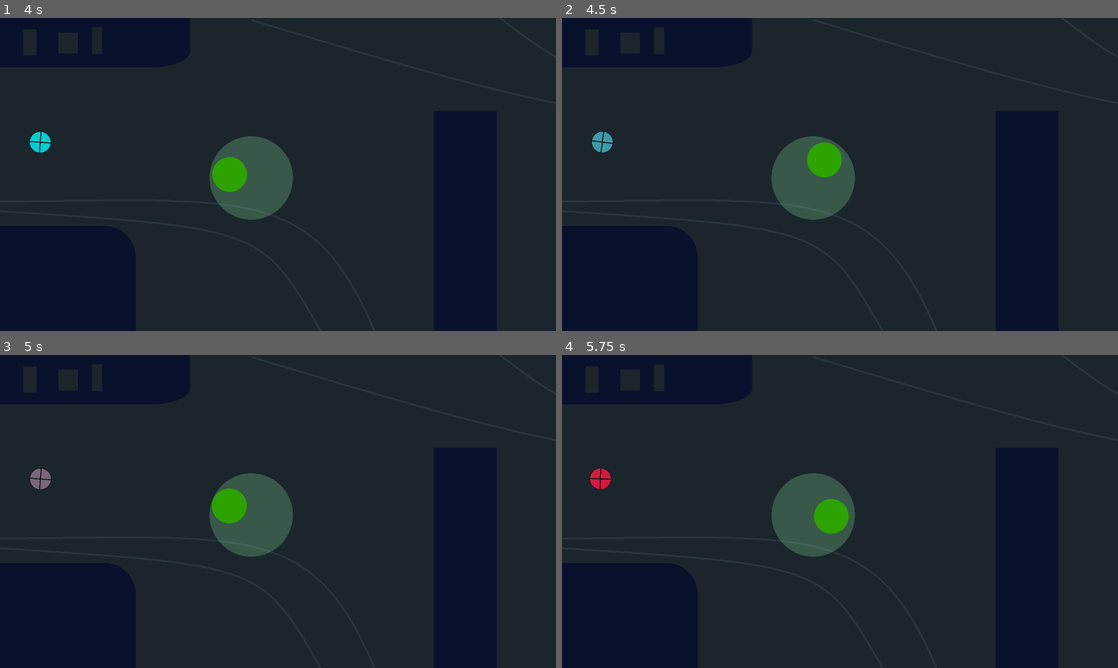
Above: before the commit, frames 1-4 (two rows, left to right).
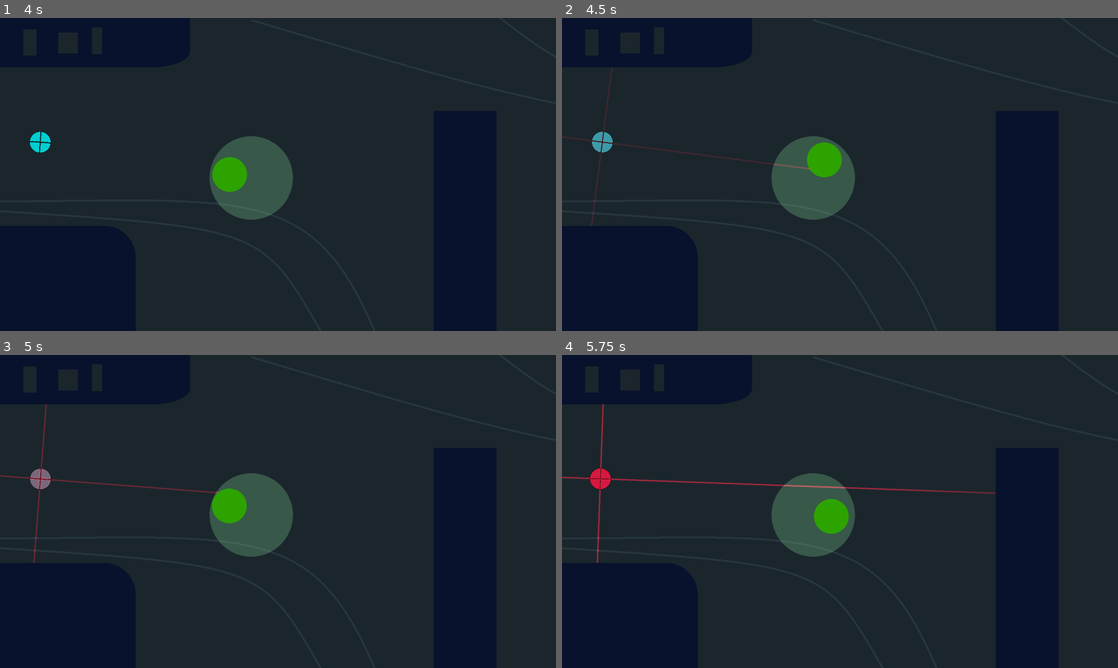
Above: after the commit, the same moments.

Repository: AkspertLemon/youAreAWeapon
Game: Godot game, scene res://levels/level_1.tscn
The game is run twice, just before and just after one commit, with the same random seed, the same clock (stepped at 60 frames per second) and the same inputs.
Inputs:
- Up to frame 1 (4 s): tap one key every 0.75 s from 0.6 s: A (move_a) D (move_d) S (move_s) W (move_w) E (rot_e)
- Up to frame 2 (4.5 s): tap Q (rot_q) at 4.35 s
- Up to frame 3 (5 s): no input
- Up to frame 4 (5.75 s): tap A (move_a) at 5.1 s

Frame 1 is identical in both runs. In frame 2, 0.3% of the frame differs, in the area x 0-45%, y 15-67%; in frame 3, 0.3%; in frame 4, 0.7%, in the area x 0-78%, y 15-67%.

Commit message:
Added laser lights

Diff:
--- a/Player/bomb_player.tscn
+++ b/Player/bomb_player.tscn
@@ -20,6 +20,7 @@
 
 [node name="BombPlayer" type="RigidBody2D" groups=["Player"]]
 script = ExtResource("1_4ce6x")
+projec_num = 4
 
 [node name="BlackCircle" type="MeshInstance2D" parent="."]
 modulate = Color(0.0666667, 0.0666667, 0.0666667, 1)
--- a/Scenes/stabillizer.tscn
+++ b/Scenes/stabillizer.tscn
@@ -7,6 +7,9 @@
 [sub_resource type="CircleShape2D" id="CircleShape2D_xnikd"]
 
 [sub_resource type="SphereMesh" id="SphereMesh_fxyan"]
+
+[sub_resource type="OccluderPolygon2D" id="OccluderPolygon2D_bmddf"]
+polygon = PackedVector2Array(-4.76838e-08, -10, 5, -8.8, 9, -4.6, 10, 1.19209e-08, 8.8, 4.4, 6, 8.2, -4.76838e-08, 10, -6.2, 8, -9.8, 2.2, -9.2, -3.8, -6.6, -7.6, -3.4, -9.4)
 
 [sub_resource type="Gradient" id="Gradient_vnj2y"]
 offsets = PackedFloat32Array(0.753333, 1)
@@ -30,6 +33,9 @@
 self_modulate = Color(0.176471, 0.639216, 0, 1)
 scale = Vector2(20, 20)
 mesh = SubResource("SphereMesh_fxyan")
+
+[node name="LightOccluder2D" type="LightOccluder2D" parent="CollisionShape2D"]
+occluder = SubResource("OccluderPolygon2D_bmddf")
 
 [node name="ExplosionParticles" type="CPUParticles2D" parent="."]
 emitting = false
--- a/Scenes/warning_light.tscn
+++ b/Scenes/warning_light.tscn
@@ -1,15 +1,17 @@
 [gd_scene load_steps=3 format=3 uid="uid://uxljix6pscti"]
 
-[ext_resource type="Texture2D" uid="uid://bdcjib8mr0drr" path="res://Assets/ProjectileTriangle.png" id="1_cstcm"]
+[ext_resource type="Texture2D" uid="uid://swyg3iccg764" path="res://Assets/red_pix.png" id="1_3abxb"]
 [ext_resource type="Script" path="res://Scripts/warning_light.gd" id="2_al136"]
 
-[node name="PointLight2D" type="PointLight2D"]
-scale = Vector2(0.1, 1)
+[node name="Warning_Light" type="PointLight2D"]
+show_behind_parent = true
+scale = Vector2(5, 1600)
 enabled = false
 color = Color(0.445961, 0.0926406, 0.122665, 1)
 energy = 20.0
-texture = ExtResource("1_cstcm")
-offset = Vector2(0, -64)
+shadow_enabled = true
+texture = ExtResource("1_3abxb")
+offset = Vector2(0, -0.5)
 script = ExtResource("2_al136")
 
 [node name="warnTimer" type="Timer" parent="."]
--- a/Scripts/bombPlayer.gd
+++ b/Scripts/bombPlayer.gd
@@ -3,6 +3,8 @@
 @onready var main = get_tree().get_root().get_node("level_1")
 @onready var projectile = load("res://Scenes/tri_projectile.tscn")
 var size = 3
+@export var projec_num:int
+var rot_offset:float
 
 # Called when the node enters the scene tree for the first time.
 func _ready() -> void:
@@ -24,10 +26,10 @@
 	if  not $Clock_ticker.playing && not $Explode_snd.playing:$Clock_ticker.play(0)
 
 
-@export var projec_num = 4
-var rot_offset = 2*PI/projec_num
 func _on_bomb_timer_timeout() -> void:
 	var tween := create_tween().bind_node(self).set_trans(Tween.TRANS_LINEAR)
+	projec_num
+	rot_offset = 2*PI/projec_num
 	tween.tween_property($MeshInstance2D, "modulate", Color.CRIMSON, $graceTimer.wait_time*0.9)
 	$graceTimer.start()
 	for n in range(projec_num):
@@ -35,6 +37,8 @@
 		Wlight.spawnRot = rotation+((n-1)*rot_offset)
 		Wlight.spawnPos = global_position
 		Wlight.timer = $graceTimer.wait_time
+		Wlight.zdex = z_index-1
+		self.add_child.call_deferred(Wlight)
 func explode() -> void:
 	$Clock_ticker.stop()
 	$Explode_snd.play(0)
--- a/Scripts/warning_light.gd
+++ b/Scripts/warning_light.gd
@@ -3,13 +3,15 @@
 var timer:float
 var spawnPos:Vector2
 var spawnRot:float
+var zdex:int
 func _ready() -> void:
 	enabled = true
 	energy=0
+	z_index=zdex
 	global_position=spawnPos
 	global_rotation=spawnRot
 	$warnTimer.start(timer)
-	create_tween().bind_node(self).tween_property($".","energy",15,timer)
+	create_tween().bind_node(self).tween_property($".","energy",20,timer)
 
 
 func _on_warn_timer_timeout() -> void:
--- a/levels/level_1.tscn
+++ b/levels/level_1.tscn
@@ -20,6 +20,15 @@
 
 [sub_resource type="RectangleShape2D" id="RectangleShape2D_exc6e"]
 size = Vector2(546, 104)
+
+[sub_resource type="OccluderPolygon2D" id="OccluderPolygon2D_dn0fq"]
+polygon = PackedVector2Array(2, 597, 313, 600, 365, 625, 389, 671, 392, 899, 1, 899)
+
+[sub_resource type="OccluderPolygon2D" id="OccluderPolygon2D_yhij8"]
+polygon = PackedVector2Array(179, -1, -2, -1, -1, 630, 182, 630)
+
+[sub_resource type="OccluderPolygon2D" id="OccluderPolygon2D_uirpd"]
+polygon = PackedVector2Array(1, 140, 456, 141, 518, 127, 546, 100, 547, 0, 0, 0)
 
 [node name="level_1" type="Node2D"]
 
@@ -91,3 +100,15 @@
 
 [node name="Stabillizer3" parent="." instance=ExtResource("5_fqgpo")]
 position = Vector2(2157, 537)
+
+[node name="Shadows" type="Node2D" parent="."]
+
+[node name="LightOccluder2D" type="LightOccluder2D" parent="Shadows"]
+occluder = SubResource("OccluderPolygon2D_dn0fq")
+
+[node name="LightOccluder2D2" type="LightOccluder2D" parent="Shadows"]
+position = Vector2(1249, 268)
+occluder = SubResource("OccluderPolygon2D_yhij8")
+
+[node name="LightOccluder2D3" type="LightOccluder2D" parent="Shadows"]
+occluder = SubResource("OccluderPolygon2D_uirpd")
Binary file added: Assets/red_pix.png
Not shown, added: Assets/red_pix.png.import
Not shown: 1 places in Scenes/stabillizer.tscn that only renumber resources
Not shown: 1 places in levels/level_1.tscn that only renumber resources
